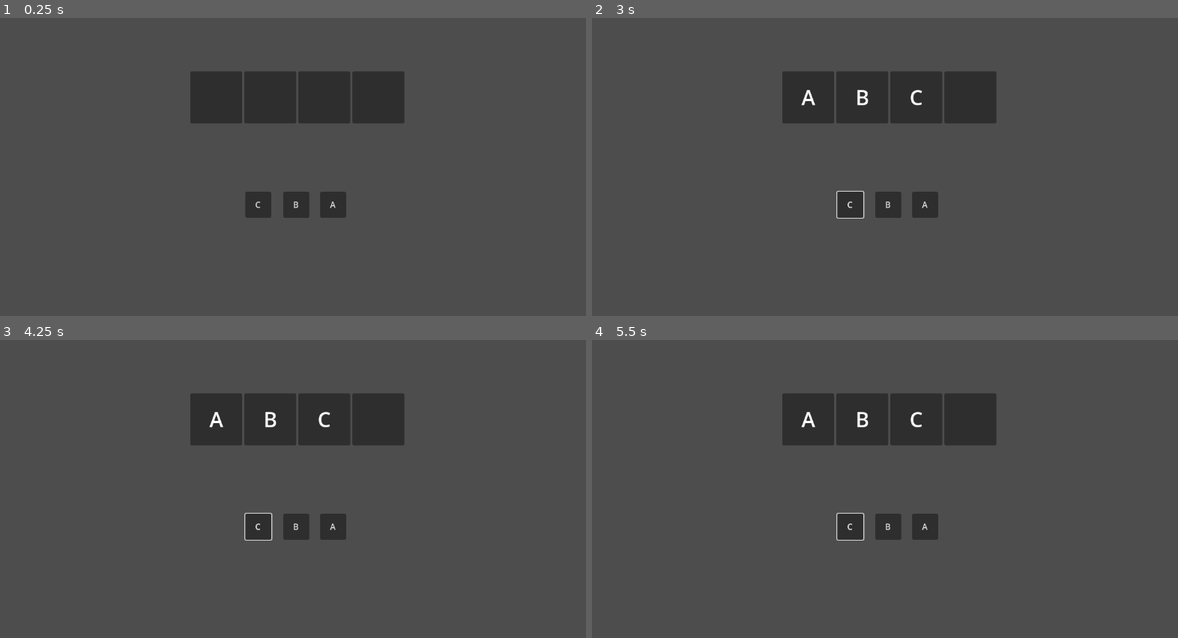
Above: before the commit, frames 1-4 (two rows, left to right).
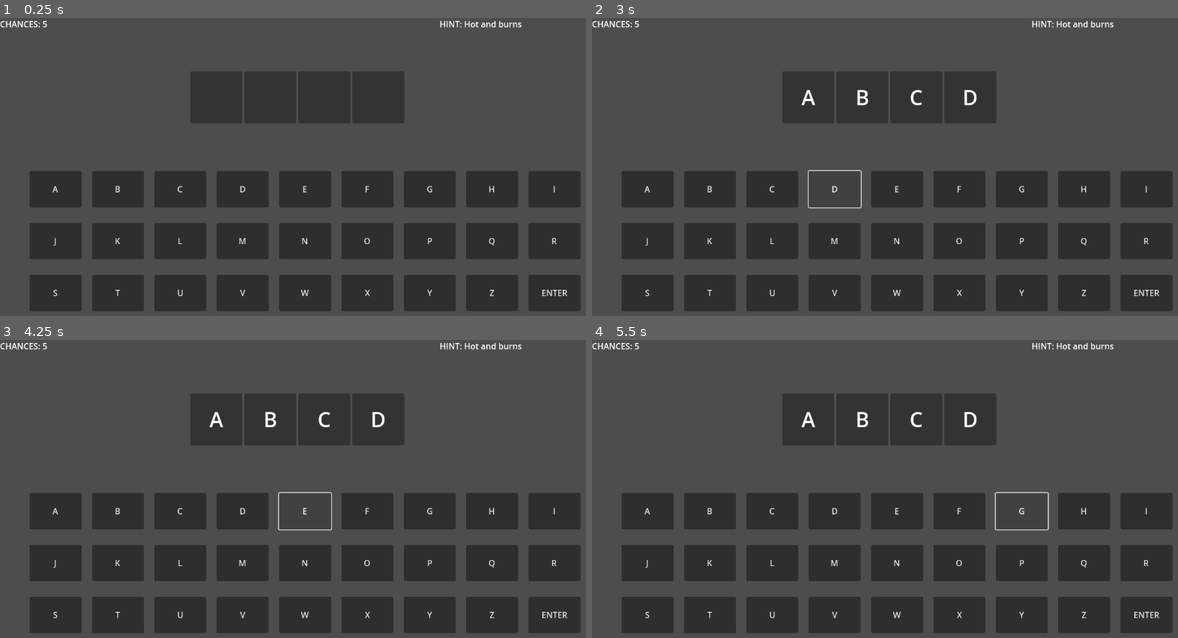
Above: after the commit, the same moments.

Repository: SpyderXN/WORD
Game: Godot game, scene res://MAIN/main.tscn
Same seed, same stepped clock (60 frames per second), same inputs: the game is played once before the commit and once after it.
Inputs (mouse positions are in pixels of both pictures, inside the frame that each line leads up to):
- Up to frame 1 (0.25 s): no input
- Up to frame 2 (3 s): click "A" at 0.5 s; click "B" at 1.25 s; click "C" at 2 s; click (832, 187) at 2.75 s, where only the run after the commit has a clickable "D"
- Up to frame 3 (4.25 s): click (304, 509) at 3.5 s, where only the run after the commit has a clickable "E"
- Up to frame 4 (5.5 s): click (961, 509) at 4.25 s, where only the run after the commit has a clickable "F"; click (1019, 509) at 5 s, where only the run after the commit has a clickable "G"

The runs differ from the first frame. In frame 1, 29% of the frame differs, in the area x 0-100%, y 1-99%; in frame 2, 28%; in frame 3, 28%; in frame 4, 28%.

Commit message:
Added more stuffs

Diff:
--- /dev/null
+++ b/GAMEMANAGER/game_manager.gd
@@ -0,0 +1,82 @@
+extends Node2D
+
+# --- DATA ---
+var levels = [
+	{"word": "GAME", "hint": "You are making one right now"},
+	{"word": "CODE", "hint": "Written instructions for computers"},
+	{"word": "TREE", "hint": "Has leaves and a trunk"},
+	{"word": "LION", "hint": "King of the jungle"},
+	{"word": "BLUE", "hint": "Color of the sky"},
+	{"word": "FIRE", "hint": "Hot and burns"},
+	{"word": "SNOW", "hint": "Cold white rain"},
+	{"word": "BIRD", "hint": "Has wings and flies"},
+	{"word": "FISH", "hint": "Swims in water"},
+	{"word": "STAR", "hint": "Shines in the night sky"}
+]
+
+var current_level = 0
+var chances_left = 5
+var current_target_word = ""
+var random_word = RandomNumberGenerator.new()
+
+func _ready() -> void:
+	random_word.randomize()
+
+func start_new_game():
+	load_current_level()
+
+func load_current_level():
+	current_level = random_word.randi_range(0, levels.size() - 1)
+	current_target_word = levels[current_level]["word"]
+
+func get_current_hint() -> String:
+	return levels[current_level]["hint"]
+
+func check_guess(guess_string: String) -> Array:
+	#chances_left -= 1
+	var result = []
+	result.resize(4)
+	#var target_character = current_target_word.split("")
+	#var remaining_target = current_target_word.split("")
+
+	var target_counts = {}
+	for i in range(4):
+		var character = current_target_word.substr(i, 1)
+		target_counts[character] = target_counts.get(character, 0) + 1
+
+	#Green Check
+	for i in range(4):
+		var guess_char = guess_string.substr(i, 1)
+		var target_char = current_target_word.substr(i, 1)
+		if guess_char == target_char:
+			result[i] = "CORRECT"
+			#remaining_target[i] = ""
+			target_counts[guess_string[i]] -= 1
+		else:
+			result[i] = ""
+
+	#Yellow Check
+	for i in range(4):
+		if result[i] != "CORRECT":
+			var letter = guess_string.substr(i, 1)
+			##var character = remaining_target.find(guess_string[i])
+			#if character != -1:
+				#result[i] = "PRESENT"
+				#remaining_target[character] = ""
+			#else:
+				#result[i] = "ABSENT"
+
+			if target_counts.has(letter) and target_counts[letter] > 0:
+				# It is PRESENT in the word and hasn't been used by a GREEN match
+				result[i] = "PRESENT"
+				target_counts[letter] -= 1 # Mark used
+			else:
+				result[i] = "ABSENT"
+
+	return result
+
+func game_won(guess_string: String) -> bool:
+	return guess_string == current_target_word
+
+func next_level():
+	load_current_level()
--- /dev/null
+++ b/GAMEMANAGER/game_manager.tscn
@@ -0,0 +1,6 @@
+[gd_scene load_steps=2 format=3 uid="uid://byesovlkjv23a"]
+
+[ext_resource type="Script" uid="uid://b1icyfom6rkjt" path="res://GAMEMANAGER/game_manager.gd" id="1_gxwwh"]
+
+[node name="GameManager" type="Node2D"]
+script = ExtResource("1_gxwwh")
--- /dev/null
+++ b/GLOBALS/globals.gd
@@ -0,0 +1 @@
+extends Node
--- a/KEYBUTTON/key_button.tscn
+++ b/KEYBUTTON/key_button.tscn
@@ -3,6 +3,7 @@
 [ext_resource type="Script" uid="uid://duu7ikox3yurf" path="res://KEYBUTTON/key_button.gd" id="1_361wt"]
 
 [node name="KeyButton" type="Button"]
+custom_minimum_size = Vector2(100, 70)
 anchors_preset = 8
 anchor_left = 0.5
 anchor_top = 0.5
--- a/MAIN/main.gd
+++ b/MAIN/main.gd
@@ -3,21 +3,73 @@
 const WORD_LENGTH = 4
 
 @export var slots: Array[Node]
+@onready var hint: Label = $UI/Hint
+@onready var final_answer: Label = $UI/FinalAnswer
+@onready var chances: Label = $UI/Tries
 
 var current_word = ""
+var can_input = true
 
 func _ready() -> void:
 	for child in find_children("*", "Button"):
 		if child.has_signal("letter_pressed"):
 			child.letter_pressed.connect(_on_key_pressed)
+	start_level()
+
+func start_level():
+	GameManager.load_current_level()
+	hint.text = "HINT: " + GameManager.get_current_hint()
+	chances.text = "CHANCES: " + str(int(GameManager.chances_left))
+	current_word = ""
+	can_input = true
+	clear_slots()
+
+func submit_guess():
+	var results = GameManager.check_guess(current_word)
+
+	for i in range(WORD_LENGTH):
+		slots[i].set_status(results[i])
+
+	if GameManager.game_won(current_word):
+		final_answer.text = "THATS CORRECT!"
+		can_input = false
+		await get_tree().create_timer(2.0).timeout
+		GameManager.next_level()
+		start_level()
+	else:
+		# 4. DEDUCT CHANCE HERE (Only on a failed guess)
+		GameManager.chances_left -= 1
+
+		# 5. Check for loss after deduction
+		if GameManager.chances_left <= 0:
+			final_answer.text = "GAME OVER! Word was: " + GameManager.current_target_word
+			can_input = false
+
+		else:
+			# Update UI immediately with the new, reduced chance count
+			chances.text = "Try Again! Chances: " + str(int(GameManager.chances_left))
+			current_word = ""
+			await get_tree().create_timer(0.5).timeout
+			clear_slot_text_only()
+
+
+func clear_slots():
+	for s in slots:
+		s.set_empty()
+		s.reset_color()
+
+func clear_slot_text_only():
+	for s in slots:
+		s.set_letter("")
+		s.reset_color()
 
 func _on_key_pressed(letter):
 	if letter == "BACK":
 		#delete_letter()
 		print("BACK")
 	elif letter == "ENTER":
-		#submit_word()
-		print("ENTER")
+		if current_word.length() == WORD_LENGTH:
+			submit_guess()
 	else:
 		add_letter(letter)
 
--- a/MAIN/main.tscn
+++ b/MAIN/main.tscn
@@ -1,8 +1,14 @@
-[gd_scene load_steps=4 format=3 uid="uid://chniun4dhbn6k"]
+[gd_scene load_steps=7 format=3 uid="uid://chniun4dhbn6k"]
 
 [ext_resource type="Script" uid="uid://c00l7evpwit3n" path="res://MAIN/main.gd" id="1_ivjhr"]
 [ext_resource type="PackedScene" uid="uid://bqpfly4r4mmi0" path="res://SLOTS/slots.tscn" id="2_2t73g"]
 [ext_resource type="PackedScene" uid="uid://bk6fbbc31lxr6" path="res://KEYBUTTON/key_button.tscn" id="3_n7gkg"]
+
+[sub_resource type="LabelSettings" id="LabelSettings_ivjhr"]
+
+[sub_resource type="LabelSettings" id="LabelSettings_2t73g"]
+
+[sub_resource type="LabelSettings" id="LabelSettings_n7gkg"]
 
 [node name="Main" type="Node2D" node_paths=PackedStringArray("slots")]
 script = ExtResource("1_ivjhr")
@@ -35,23 +41,150 @@
 [node name="Slots4" parent="UI/HBoxContainer" instance=ExtResource("2_2t73g")]
 layout_mode = 2
 
-[node name="KeyButton" parent="UI" instance=ExtResource("3_n7gkg")]
-offset_left = 40.0
-offset_top = 11.0
-offset_right = 90.0
-offset_bottom = 61.0
+[node name="Hint" type="Label" parent="UI"]
+anchors_preset = 1
+anchor_left = 1.0
+anchor_right = 1.0
+offset_left = -306.0
+offset_bottom = 190.0
+grow_horizontal = 0
+label_settings = SubResource("LabelSettings_ivjhr")
+
+[node name="FinalAnswer" type="Label" parent="UI"]
+anchors_preset = 5
+anchor_left = 0.5
+anchor_right = 0.5
+offset_left = -165.0
+offset_right = 165.0
+offset_bottom = 85.0
+grow_horizontal = 2
+label_settings = SubResource("LabelSettings_2t73g")
+
+[node name="Tries" type="Label" parent="UI"]
+offset_right = 182.0
+offset_bottom = 191.0
+label_settings = SubResource("LabelSettings_n7gkg")
+
+[node name="WordsSet1" type="GridContainer" parent="UI"]
+anchors_preset = 8
+anchor_left = 0.5
+anchor_top = 0.5
+anchor_right = 0.5
+anchor_bottom = 0.5
+offset_left = -519.0
+offset_top = -29.0
+offset_right = 541.0
+offset_bottom = 252.0
+grow_horizontal = 2
+grow_vertical = 2
+theme_override_constants/h_separation = 20
+theme_override_constants/v_separation = 30
+columns = 9
+
+[node name="a" parent="UI/WordsSet1" instance=ExtResource("3_n7gkg")]
+layout_mode = 2
 text = "A"
 
-[node name="KeyButton2" parent="UI" instance=ExtResource("3_n7gkg")]
-offset_left = -31.0
-offset_top = 11.0
-offset_right = 19.0
-offset_bottom = 61.0
+[node name="b" parent="UI/WordsSet1" instance=ExtResource("3_n7gkg")]
+layout_mode = 2
 text = "B"
 
-[node name="KeyButton3" parent="UI" instance=ExtResource("3_n7gkg")]
-offset_left = -104.0
-offset_top = 11.0
-offset_right = -54.0
-offset_bottom = 61.0
+[node name="c" parent="UI/WordsSet1" instance=ExtResource("3_n7gkg")]
+layout_mode = 2
 text = "C"
+
+[node name="d" parent="UI/WordsSet1" instance=ExtResource("3_n7gkg")]
+layout_mode = 2
+text = "D"
+
+[node name="e" parent="UI/WordsSet1" instance=ExtResource("3_n7gkg")]
+layout_mode = 2
+text = "E"
+
+[node name="f" parent="UI/WordsSet1" instance=ExtResource("3_n7gkg")]
+layout_mode = 2
+text = "F"
+
+[node name="g" parent="UI/WordsSet1" instance=ExtResource("3_n7gkg")]
+layout_mode = 2
+text = "G"
+
+[node name="h" parent="UI/WordsSet1" instance=ExtResource("3_n7gkg")]
+layout_mode = 2
+text = "H"
+
+[node name="i" parent="UI/WordsSet1" instance=ExtResource("3_n7gkg")]
+layout_mode = 2
+text = "I"
+
+[node name="j" parent="UI/WordsSet1" instance=ExtResource("3_n7gkg")]
+layout_mode = 2
+text = "J"
+
+[node name="k" parent="UI/WordsSet1" instance=ExtResource("3_n7gkg")]
+layout_mode = 2
+text = "K"
+
+[node name="l" parent="UI/WordsSet1" instance=ExtResource("3_n7gkg")]
+layout_mode = 2
+text = "L"
+
+[node name="m" parent="UI/WordsSet1" instance=ExtResource("3_n7gkg")]
+layout_mode = 2
+text = "M"
+
+[node name="n" parent="UI/WordsSet1" instance=ExtResource("3_n7gkg")]
+layout_mode = 2
+text = "N"
+
+[node name="o" parent="UI/WordsSet1" instance=ExtResource("3_n7gkg")]
+layout_mode = 2
+text = "O"
+
+[node name="p" parent="UI/WordsSet1" instance=ExtResource("3_n7gkg")]
+layout_mode = 2
+text = "P"
+
+[node name="q" parent="UI/WordsSet1" instance=ExtResource("3_n7gkg")]
+layout_mode = 2
+text = "Q"
+
+[node name="r" parent="UI/WordsSet1" instance=ExtResource("3_n7gkg")]
+layout_mode = 2
+text = "R"
+
+[node name="s" parent="UI/WordsSet1" instance=ExtResource("3_n7gkg")]
+layout_mode = 2
+text = "S"
+
+[node name="t" parent="UI/WordsSet1" instance=ExtResource("3_n7gkg")]
+layout_mode = 2
+text = "T"
+
+[node name="u" parent="UI/WordsSet1" instance=ExtResource("3_n7gkg")]
+layout_mode = 2
+text = "U"
+
+[node name="v" parent="UI/WordsSet1" instance=ExtResource("3_n7gkg")]
+layout_mode = 2
+text = "V"
+
+[node name="w" parent="UI/WordsSet1" instance=ExtResource("3_n7gkg")]
+layout_mode = 2
+text = "W"
+
+[node name="x" parent="UI/WordsSet1" instance=ExtResource("3_n7gkg")]
+layout_mode = 2
+text = "X"
+
+[node name="y" parent="UI/WordsSet1" instance=ExtResource("3_n7gkg")]
+layout_mode = 2
+text = "Y"
+
+[node name="z" parent="UI/WordsSet1" instance=ExtResource("3_n7gkg")]
+layout_mode = 2
+text = "Z"
+
+[node name="Enter" parent="UI/WordsSet1" instance=ExtResource("3_n7gkg")]
+layout_mode = 2
+text = "ENTER"
--- a/SLOTS/slots.gd
+++ b/SLOTS/slots.gd
@@ -1,9 +1,32 @@
 extends PanelContainer
 
 @onready var letter_label: Label = $Label
+
+# Define Colors
+const COLOR_DEFAULT = Color(0.2, 0.2, 0.2) # Dark Gray
+const COLOR_CORRECT = Color(0.2, 0.8, 0.2) # Green
+const COLOR_PRESENT = Color(0.8, 0.8, 0.2) # Yellow
+const COLOR_ABSENT  = Color(0.4, 0.4, 0.4) # Gray
 
 func set_letter(alphabet: String):
 	letter_label.text = alphabet.to_upper()
 
 func set_empty():
 	letter_label.text = ""
+	reset_color()
+
+func set_status(status: String):
+	var style = get_theme_stylebox("panel").duplicate()
+
+	match status:
+		"CORRECT": style.bg_color = COLOR_CORRECT
+		"PRESENT": style.bg_color = COLOR_PRESENT
+		"ABSENT": style.bg_color = COLOR_ABSENT
+		_: style.bg_color = COLOR_DEFAULT
+
+	add_theme_stylebox_override("panel", style)
+
+func reset_color():
+	var style = get_theme_stylebox("panel").duplicate()
+	style.bg_color = COLOR_DEFAULT
+	add_theme_stylebox_override("panel", style)
--- a/project.godot
+++ b/project.godot
@@ -15,6 +15,10 @@
 config/features=PackedStringArray("4.5", "Mobile")
 config/icon="res://icon.svg"
 
+[autoload]
+
+GameManager="*res://GAMEMANAGER/game_manager.gd"
+
 [rendering]
 
 renderer/rendering_method="mobile"
Not shown, added: GAMEMANAGER/game_manager.gd.uid
Not shown, added: GLOBALS/globals.gd.uid
